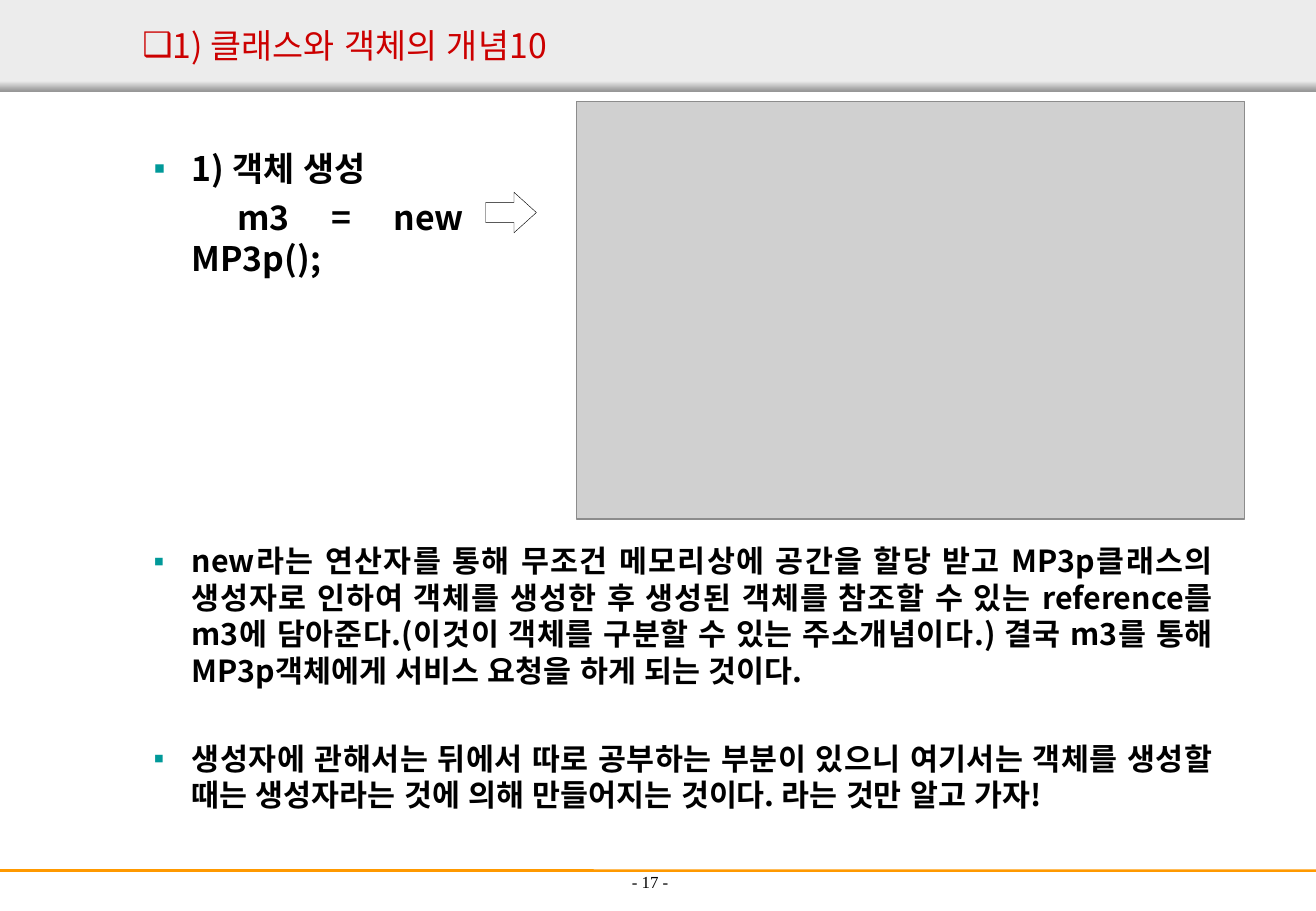
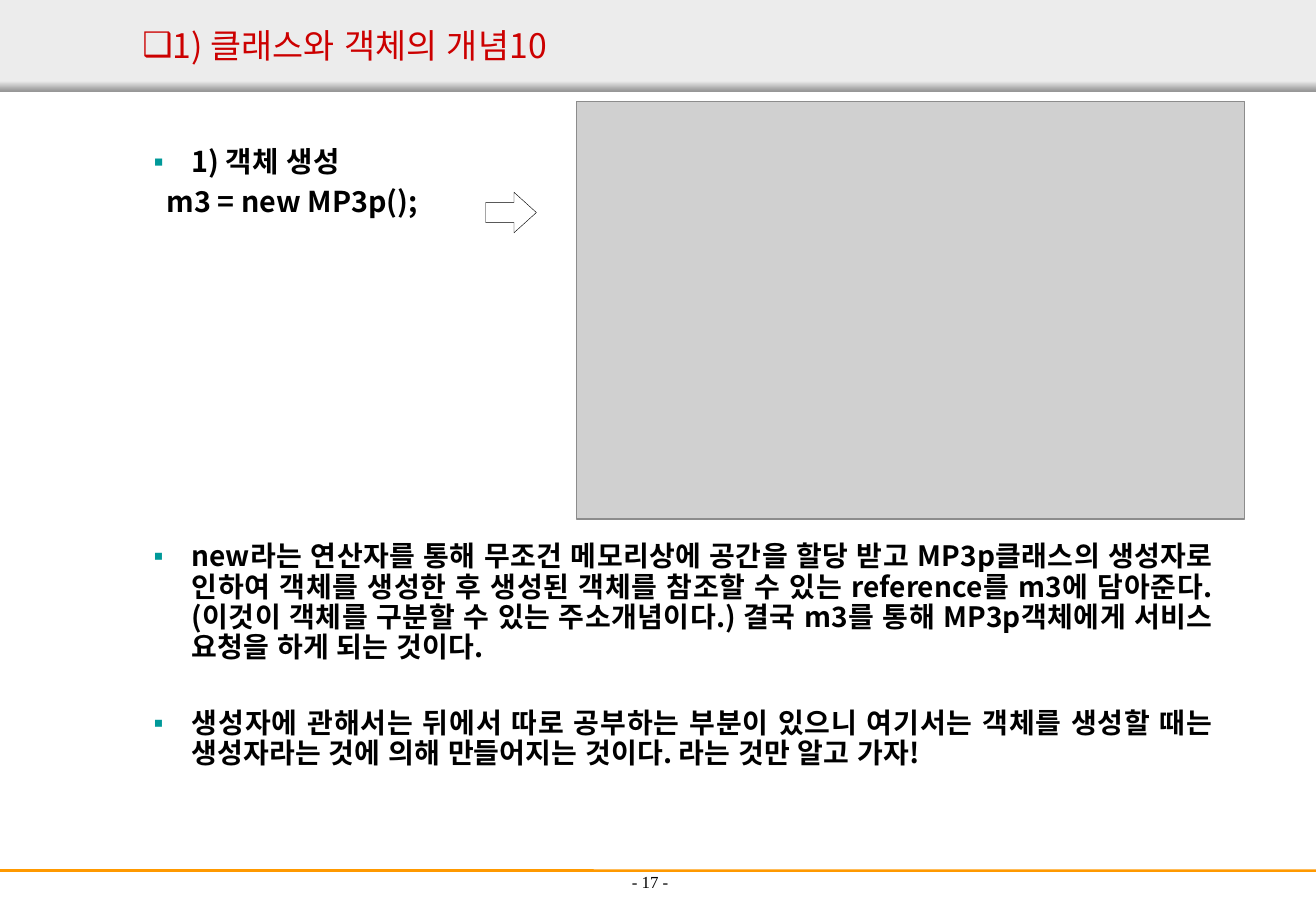
Before and after one commit to jojindragon/naver17study, a slide deck: slide 17 of 수업 자료들/04장_클래스와배열.ppt. Drawn at 1316x911 pixels with LibreOffice and Linux fonts; fonts in the diff are those of the drawing; grey boxes stand for pictures. Boxes give left, top, right and bottom in pixels: in the first picture for what was removed or moved away, otherwise in the second. Text is boxed around its words. In the diff, an @@ line names an element or a change of style, - is before the commit and + after.

```diff
--- a/수업 자료들/04장_클래스와배열.ppt
+++ b/수업 자료들/04장_클래스와배열.ppt
@@ text "1) 객체 생성" at (167,148,418,219): size 20 to 17 pt; line spacing 1 to 0.9 @@
@@ text "new라는 연산자를 통해 무조건 메모리상에 ..." at (192,542,1213,766): size 18 to 16.6 pt; line spacing 1 to 0.9 @@
```
Also in this commit, not shown: 7 other slides changed, 20 other files.
